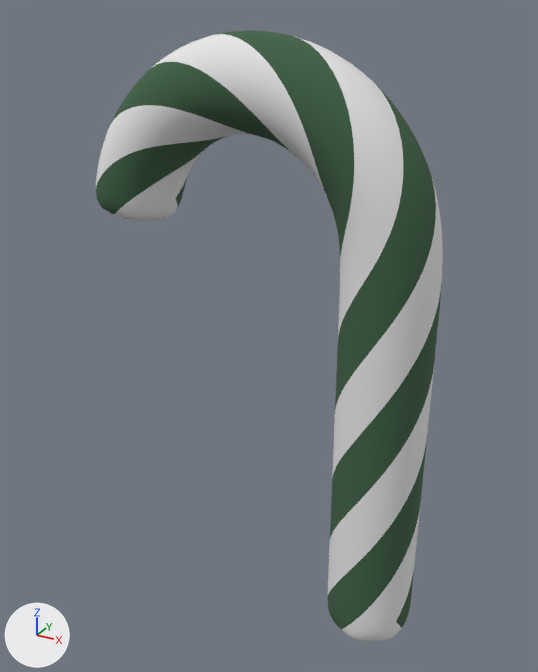
What one commit did to the glTF model static/candy.glb.
Rendered twice from a camera (50 mm lens) standing at (2.42, -4.3, 0.6) and looking at (0.02, 0.07, -1.59). Arrows for +X, +Y and +Z are at lower left; the lights stay in place. Where no turn or scale is listed for an object, it has been applied to the vertices.

The older version as bpy lines, for what is in view:
```python
mat_red = principled_material('red')
mat_red.base_color = (0.0497, 0.119, 0.0592)  # dark green #3f6145
mat_red.roughness = 1.0
me_circle_001 = bpy.data.meshes.new('Circle.001')
me_circle_001.from_pydata(...)  # 2306 vertices, 4608 faces; spans x -1.28..1.32, y -0.32..0.32, z -3.01..1.29
# faces by material slot: [2400, 2208]
me_circle_001.materials.append(mat_white)  # white #e7e7e7
me_circle_001.materials.append(mat_red)  # dark green #3f6145
ob_circle = bpy.data.objects.new('Circle', me_circle_001)
ob_circle.location = (-0.06, 0.0, -0.814)
```
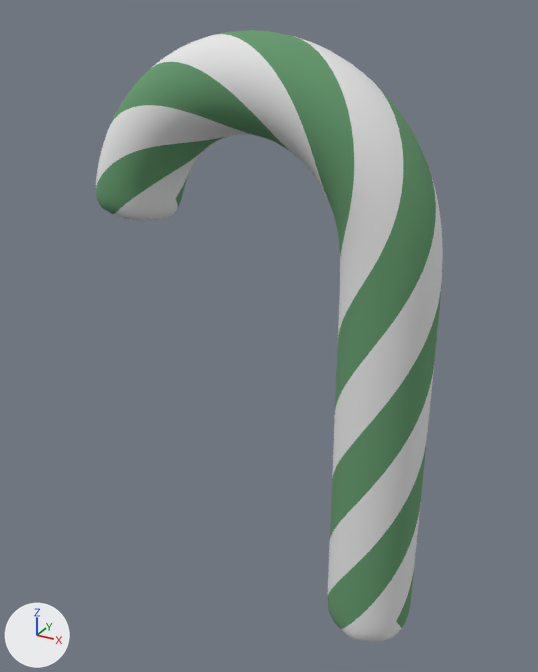
Diff of the bpy script that builds the scene:
```diff
--- a/static/candy.glb.py
+++ b/static/candy.glb.py
@@ mat_red @@
 mat_red = principled_material('red')
-mat_red.base_color = (0.0497, 0.119, 0.0592)  # dark green #3f6145
+mat_red.base_color = (0.126, 0.319, 0.152)  # green #63996d
 mat_red.roughness = 1.0
```

What differs and where, as boxes (x1, y1, x2, y2) in the pictures (538 x 672 px):
'Circle', recoloured: (96, 30, 441, 631) in both
